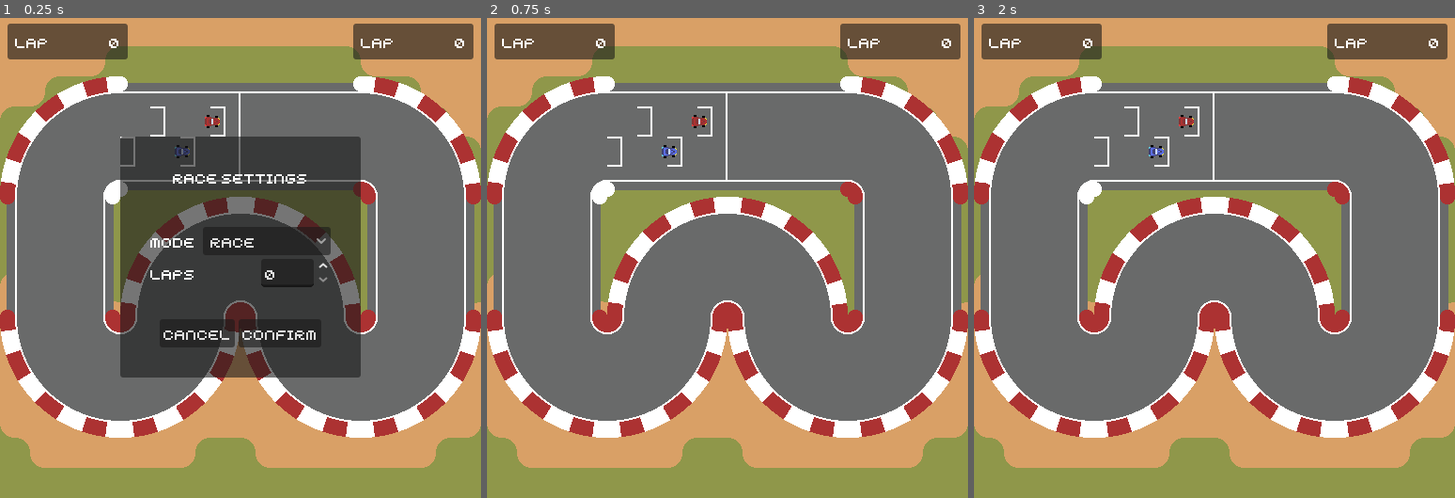
Above: before the commit, frames 1-3 (left to right).
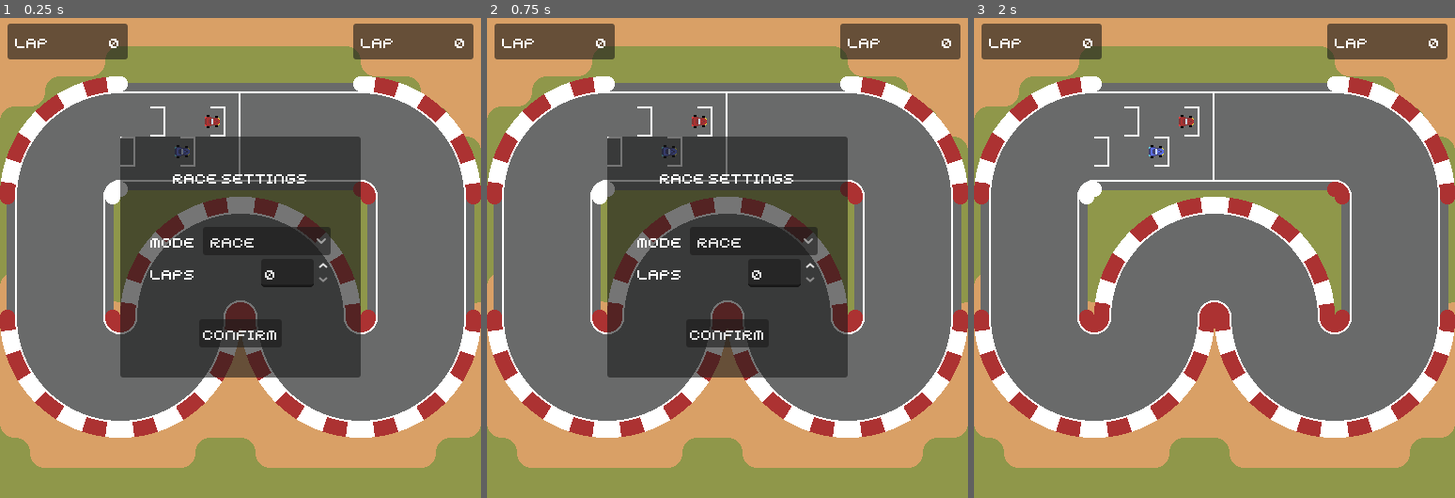
Above: after the commit, the same moments.

Repository: Alexander-Jordan/indy-500-godot
Game: Godot game, scene res://stages/main.tscn
Two runs of this game, one before a commit and one after it. Both use one fixed random seed, a clock stepped at 60 frames per second and the inputs below.
Inputs (mouse positions are in pixels of both pictures, inside the frame that each line leads up to):
- Up to frame 1 (0.25 s): no input
- Up to frame 2 (0.75 s): click (684, 334) at 0.5 s, where only the run before the commit has a clickable "CANCEL"
- Up to frame 3 (2 s): click (1214, 334) at 1.25 s, where only the run after the commit has a clickable "CONFIRM"

The runs differ from the first frame. In frame 1, 0.4% of the frame differs, in the area x 33-66%, y 62-69%; in frame 2, 25%, in the area x 25-75%, y 24-75%; in frame 3, nothing differs.

Commit message:
Rm the cancel button from the race setting smenu

Diff:
--- a/ui/ui_race_settings/ui_race_settings.gd
+++ b/ui/ui_race_settings/ui_race_settings.gd
@@ -1,6 +1,5 @@
 class_name UIRaceSettings extends Control
 
-@onready var button_cancel: Button = $PanelContainer/MarginContainer/VBoxContainer/HBoxContainer/button_cancel
 @onready var button_confirm: Button = $PanelContainer/MarginContainer/VBoxContainer/HBoxContainer/button_confirm
 @onready var options_button_mode: OptionButton = $PanelContainer/MarginContainer/VBoxContainer/VBoxContainer/HBoxContainer/options_button_mode
 @onready var spin_box_laps: SpinBox = $PanelContainer/MarginContainer/VBoxContainer/VBoxContainer/HBoxContainer2/spin_box_laps
@@ -8,7 +7,6 @@
 var race_settings_previous: RaceSettings = RaceSettings.new()
 
 func _ready() -> void:
-	button_cancel.pressed.connect(cancel_settings)
 	button_confirm.pressed.connect(confirm_settings)
 	GM.state_changed.connect(func(state: GM.State):
 		if state == GM.State.FINISHED:
--- a/ui/ui_race_settings/ui_race_settings.tscn
+++ b/ui/ui_race_settings/ui_race_settings.tscn
@@ -94,11 +94,6 @@
 size_flags_horizontal = 4
 size_flags_vertical = 10
 
-[node name="button_cancel" type="Button" parent="PanelContainer/MarginContainer/VBoxContainer/HBoxContainer"]
-layout_mode = 2
-size_flags_horizontal = 4
-text = "CANCEL"
-
 [node name="button_confirm" type="Button" parent="PanelContainer/MarginContainer/VBoxContainer/HBoxContainer"]
 layout_mode = 2
 size_flags_horizontal = 4
